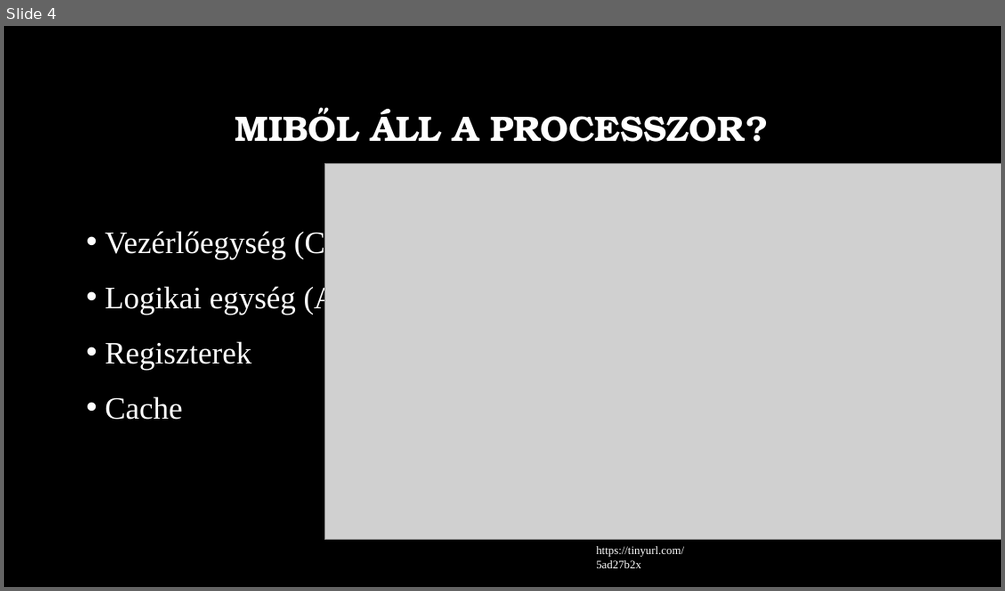
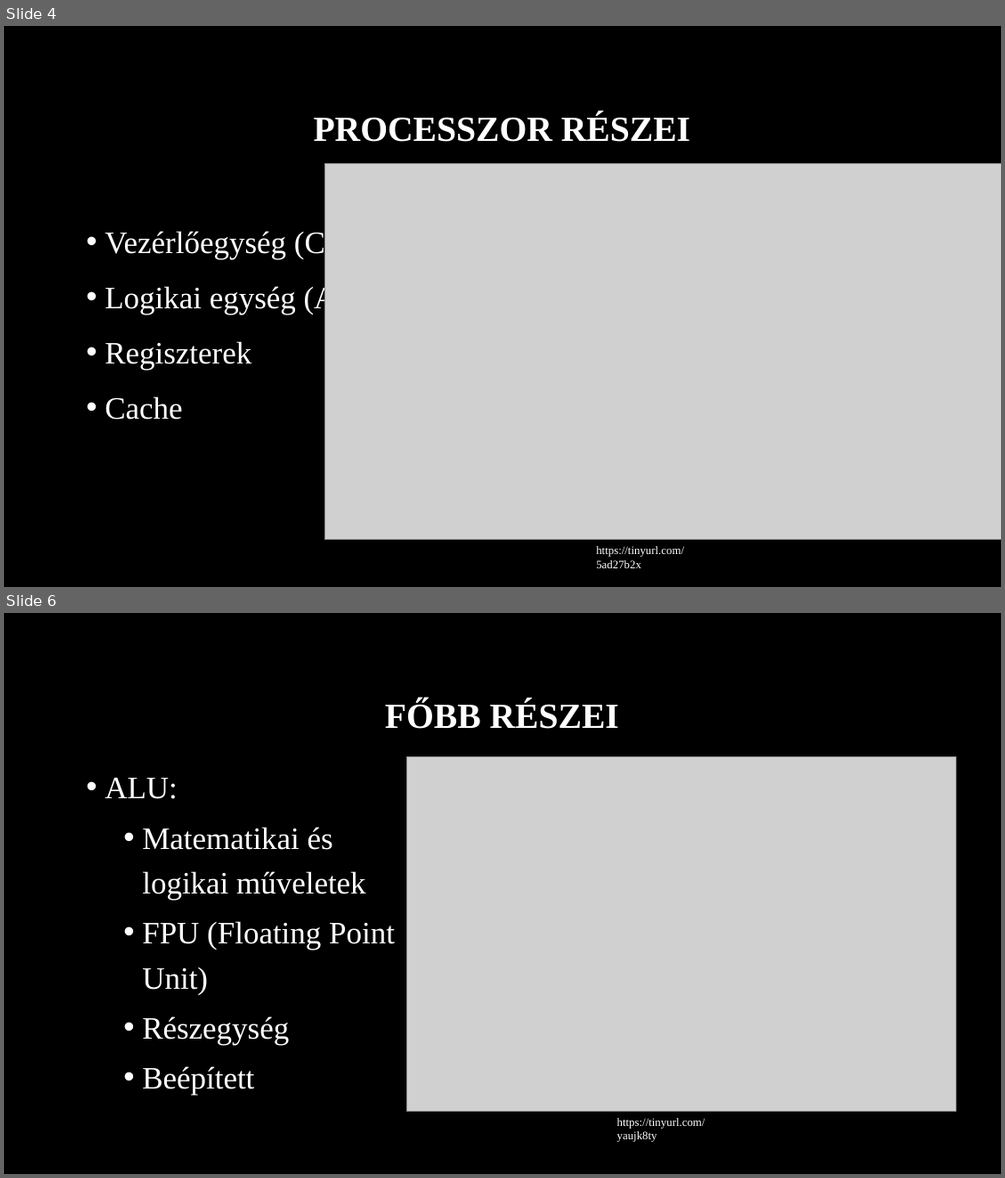
Before and after one commit to MszrsRicsi/Paprika, a slide deck: Processzorok.pptx. Shown one above the other, each under a label of ours: slide 4 before the commit, slides 4 and 6 after it; the slides between them are not shown. The pictures are 1005x591 and 1005x1178 pixels, drawn with LibreOffice and Linux fonts; fonts in the diff are those of the drawing; grey boxes stand for pictures; background and template pictures are left out. Boxes give left, top, right and bottom in pixels: in the first picture for what was removed or moved away, otherwise in the second. Text is boxed around its words. In the diff, an @@ line names an element or a change of style, - is before the commit and + after.

Commit message:
Processzorok PPT befejezése

```diff
--- a/Processzorok.pptx
+++ b/Processzorok.pptx
@@ slide 6 added at bbox=[4, 613, 1001, 1174], background picture (left out) @@
@@ title added at bbox=[385, 700, 619, 729], 34 pt, text #FFFFFF, bold @@
+FŐBB RÉSZEI
@@ picture added at bbox=[406, 756, 956, 1111] @@
@@ text added at bbox=[105, 778, 395, 1094], 30 pt, text #FFFFFF @@
+• ALU:
+  • Matematikai és logikai műveletek
+  • FPU (Floating Point Unit)
+  • Részegység
+  • Beépített
@@ text added at bbox=[617, 1118, 705, 1142], 11 pt, text #FFFFFF @@
+https://tinyurl.com/yaujk8ty
@@ slide 4 changed as well @@
@@ title at bbox=[314, 113, 690, 142]: text changed; font TeX Gyre Bonum to Times New Roman @@
-MIBŐL ÁLL A PROCESSZOR?
+PROCESSZOR RÉSZEI
```
Also in this commit, not shown: 6 other slides changed, 4 other slides added, 6 slides removed.
